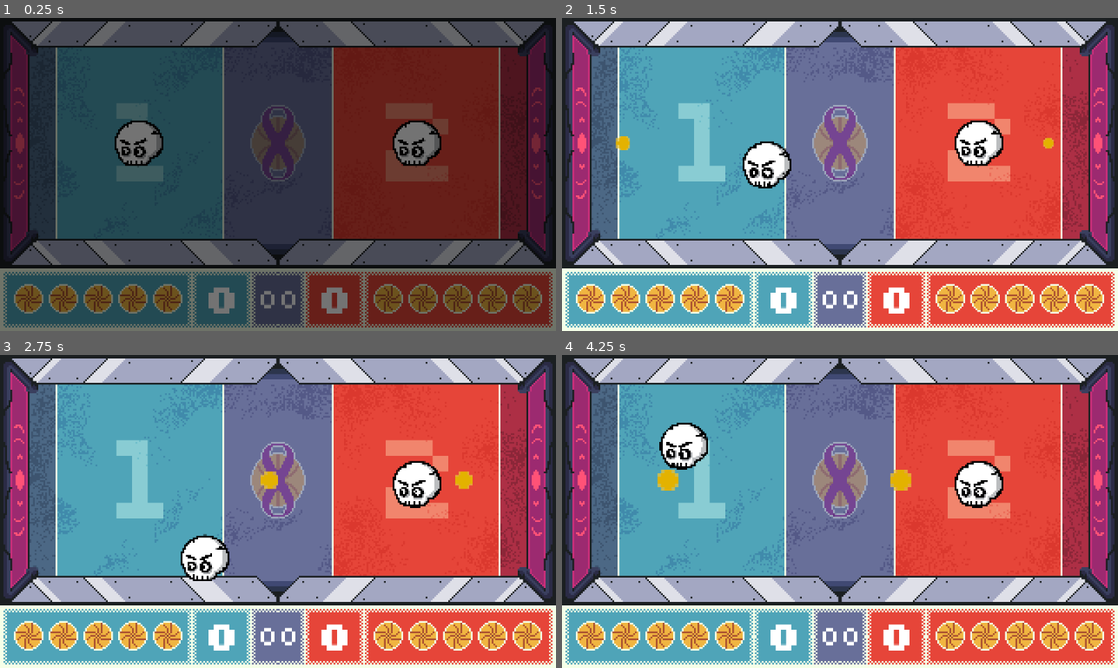
Above: before the commit, frames 1-4 (two rows, left to right).
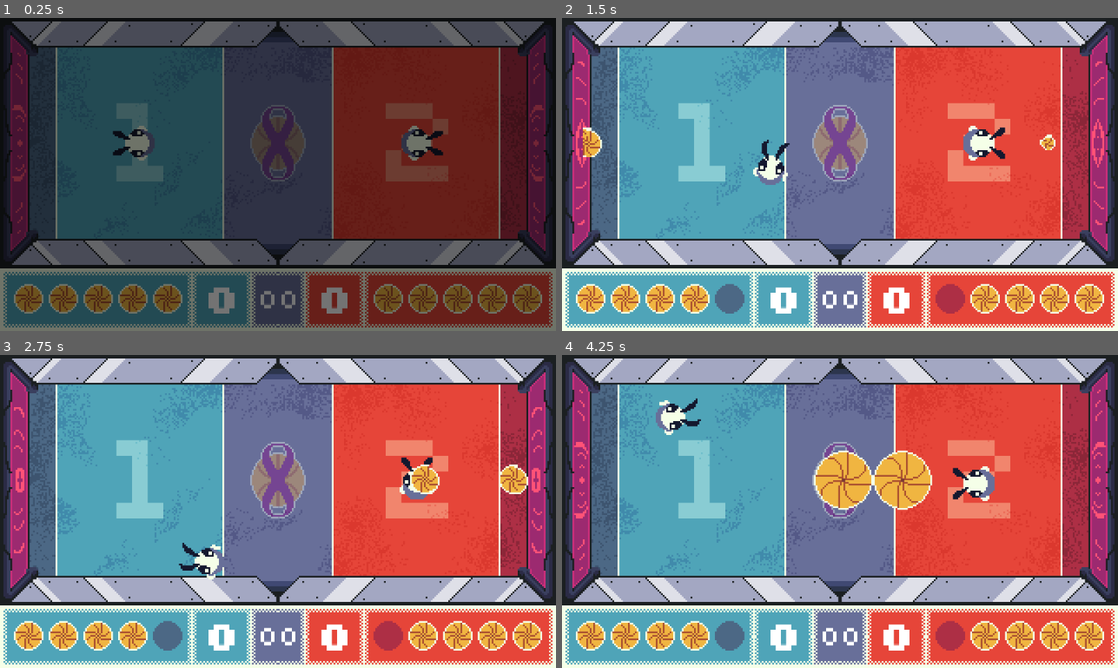
Above: after the commit, the same moments.

Repository: Moth-Fried-Games/mothball
Game: Godot game, scene res://game/scenes/main.tscn
The game is run twice, just before and just after one commit, with the same random seed, the same clock (stepped at 60 frames per second) and the same inputs. The project has no main scene, so this scene is started directly.
Inputs:
- Up to frame 1 (0.25 s): no input
- Up to frame 2 (1.5 s): tap Enter at 0.5 s; hold D (move_right_kb1) 0.53-1.28 s; tap Space (action_shoot_kb1) at 0.6 s; hold S (move_down_kb1) from 1.28 s (still down); tap Ctrl (action_shoot_kb2) at 1.35 s
- Up to frame 3 (2.75 s): release S (move_down_kb1) at 2.03 s; hold D (move_right_kb1) from 2.03 s (still down); tap Down (move_down_kb2) at 2.1 s
- Up to frame 4 (4.25 s): release D (move_right_kb1) at 2.78 s; hold W (move_up_kb1) 2.78-3.53 s; tap Left (move_left_kb2) at 2.85 s; hold A (move_left_kb1) from 3.53 s (still down); tap Right (move_right_kb2) at 3.6 s

The runs differ from the first frame. In frame 1, 2.2% of the frame differs, in the area x 2-98%, y 11-69%; in frame 2, 3.8%; in frame 3, 4.0%; in frame 4, 7.1%, in the area x 2-98%, y 11-95%.

Commit message:
bullet and player artwork

Diff:
--- a/game/entities/bullets/bullet.gd
+++ b/game/entities/bullets/bullet.gd
@@ -1,26 +1,34 @@
 extends CharacterBody2D
+
+const MOTHBALL_BALL_1 = preload("res://assets/textures/mothball_ball1.png")
+const MOTHBALL_BALL_2 = preload("res://assets/textures/mothball_ball2.png")
+const MOTHBALL_BALL_3 = preload("res://assets/textures/mothball_ball3.png")
+const MOTHBALL_BALL_4 = preload("res://assets/textures/mothball_ball4.png")
+
+@onready var sprite_2d: Sprite2D = $Sprite2D
+@onready var collision_shape_2d: CollisionShape2D = $CollisionShape2D
+@onready var area_collision_shape_2d: CollisionShape2D = $Area2D/CollisionShape2D
 
 const SPEED = 300.0
 
 var active: bool = false
 var start_position: Vector2 = Vector2.ZERO
-var last_position_x : float = 0
-var level : int = 0
+var last_position_x: float = 0
+var level: int = 0
 var speed_modifier: float = 0
-var size_modifier: float = 0
+var ball_radius: float = 4
 var start_velocity: Vector2 = Vector2.ZERO
 
-@onready var collision_shape_2d: CollisionShape2D = $CollisionShape2D
 
 func _ready() -> void:
 	start_position = global_position
 
+
 func _physics_process(delta: float) -> void:
-
 	if active:
-
 		if collision_shape_2d.disabled:
 			collision_shape_2d.disabled = false
+			area_collision_shape_2d.disabled = false
 
 		var collision = move_and_collide(velocity * delta)
 
@@ -29,36 +37,46 @@
 			start_velocity = start_velocity.bounce(collision.get_normal())
 
 		last_position_x = global_position.x
-		global_position.x = wrapf(global_position.x, 0, 320)
+		global_position.x = wrapf(global_position.x, 0 - ball_radius, 320 + ball_radius)
 
 		if last_position_x != global_position.x:
 			power_up()
 			last_position_x = global_position.x
 
 		if velocity != start_velocity + (start_velocity * speed_modifier):
-			velocity = start_velocity + (start_velocity * speed_modifier)
+			velocity = start_velocity - (start_velocity * speed_modifier)
 
 	else:
 		global_position = start_position
 		if !collision_shape_2d.disabled:
 			collision_shape_2d.disabled = true
+			area_collision_shape_2d.disabled = true
 
-func _process(delta: float) -> void:
-	if scale != Vector2.ONE + (Vector2.ONE * size_modifier):
-		scale = Vector2.ONE + (Vector2.ONE * size_modifier)
+
+func _process(_delta: float) -> void:
+	pass
+
 
 func power_up():
 	match level:
 		0:
 			level = 1
-			speed_modifier = 0.33
-			size_modifier = 0.33
-
+			speed_modifier = 0.25
+			ball_radius = 8
+			collision_shape_2d.shape.radius = ball_radius
+			area_collision_shape_2d.shape.radius = ball_radius
+			sprite_2d.texture = MOTHBALL_BALL_2
 		1:
 			level = 2
-			speed_modifier = 0.66
-			size_modifier = 0.66
+			speed_modifier = 0.50
+			ball_radius = 16
+			collision_shape_2d.shape.radius = ball_radius
+			area_collision_shape_2d.shape.radius = ball_radius
+			sprite_2d.texture = MOTHBALL_BALL_3
 		2:
 			level = 3
-			speed_modifier = 1
-			size_modifier = 1
+			speed_modifier = 0.75
+			ball_radius = 24
+			collision_shape_2d.shape.radius = ball_radius
+			area_collision_shape_2d.shape.radius = ball_radius
+			sprite_2d.texture = MOTHBALL_BALL_4
--- a/game/entities/bullets/bullet.tscn
+++ b/game/entities/bullets/bullet.tscn
@@ -1,21 +1,53 @@
-[gd_scene load_steps=5 format=3 uid="uid://bkrm6wtepammu"]
+[gd_scene load_steps=8 format=3 uid="uid://bkrm6wtepammu"]
 
 [ext_resource type="Script" uid="uid://103or3gxwf3u" path="res://game/entities/bullets/bullet.gd" id="1_m5vx4"]
+[ext_resource type="Texture2D" uid="uid://d2vaipbwrqvh" path="res://assets/textures/mothball_ball1.png" id="2_t2o6y"]
+
+[sub_resource type="Animation" id="Animation_v46yp"]
+resource_name = "spin"
+length = 0.5
+loop_mode = 1
+tracks/0/type = "value"
+tracks/0/imported = false
+tracks/0/enabled = true
+tracks/0/path = NodePath(".:rotation")
+tracks/0/interp = 1
+tracks/0/loop_wrap = true
+tracks/0/keys = {
+"times": PackedFloat32Array(0, 0.5),
+"transitions": PackedFloat32Array(1, 1),
+"update": 0,
+"values": [0.0, 6.28319]
+}
+
+[sub_resource type="Animation" id="Animation_ka76s"]
+length = 0.001
+tracks/0/type = "value"
+tracks/0/imported = false
+tracks/0/enabled = true
+tracks/0/path = NodePath(".:rotation")
+tracks/0/interp = 1
+tracks/0/loop_wrap = true
+tracks/0/keys = {
+"times": PackedFloat32Array(0),
+"transitions": PackedFloat32Array(1),
+"update": 0,
+"values": [0.0]
+}
+
+[sub_resource type="AnimationLibrary" id="AnimationLibrary_74dq7"]
+_data = {
+&"RESET": SubResource("Animation_ka76s"),
+&"spin": SubResource("Animation_v46yp")
+}
 
 [sub_resource type="CircleShape2D" id="CircleShape2D_v46yp"]
+resource_local_to_scene = true
 radius = 4.0
 
-[sub_resource type="Gradient" id="Gradient_ka76s"]
-offsets = PackedFloat32Array(0.785714, 1)
-colors = PackedColorArray(0.893876, 0.701282, 1.15514e-06, 1, 1, 1, 1, 0)
-
-[sub_resource type="GradientTexture2D" id="GradientTexture2D_74dq7"]
-gradient = SubResource("Gradient_ka76s")
-width = 8
-height = 8
-fill = 1
-fill_from = Vector2(0.5, 0.5)
-fill_to = Vector2(0.5, 0)
+[sub_resource type="CircleShape2D" id="CircleShape2D_t2o6y"]
+resource_local_to_scene = true
+radius = 4.0
 
 [node name="Bullet" type="CharacterBody2D"]
 collision_layer = 8
@@ -24,9 +56,21 @@
 wall_min_slide_angle = 0.0
 script = ExtResource("1_m5vx4")
 
+[node name="Sprite2D" type="Sprite2D" parent="."]
+texture = ExtResource("2_t2o6y")
+
+[node name="AnimationPlayer" type="AnimationPlayer" parent="Sprite2D"]
+libraries = {
+&"": SubResource("AnimationLibrary_74dq7")
+}
+autoplay = "spin"
+
 [node name="CollisionShape2D" type="CollisionShape2D" parent="."]
 shape = SubResource("CircleShape2D_v46yp")
 disabled = true
 
-[node name="Sprite2D" type="Sprite2D" parent="."]
-texture = SubResource("GradientTexture2D_74dq7")
+[node name="Area2D" type="Area2D" parent="."]
+
+[node name="CollisionShape2D" type="CollisionShape2D" parent="Area2D"]
+shape = SubResource("CircleShape2D_t2o6y")
+disabled = true
--- a/game/entities/player/player.gd
+++ b/game/entities/player/player.gd
@@ -1,18 +1,25 @@
 extends CharacterBody2D
 
-const SPEED = 300.0
+@onready var animated_sprite_2d: AnimatedSprite2D = $AnimatedSprite2D
 
-@export var max_speed = 80
-@export var acceleration = 500
-@export var friction = 500
+const SPEED: float = 300
+
+@export var max_speed: float = 100
+@export var acceleration: float = 500
+@export var friction: float = 500
 @export var bullets: Array[CharacterBody2D]
-@export_enum("P1", "P2", "CPU") var player = "P1"
+@export_enum("P1", "P2", "CPU") var player: String = "P1"
 
-var motion = Vector2.ZERO
-var last_direction = Vector2.ZERO
+var motion: Vector2 = Vector2.ZERO
+var input_vector: Vector2 = Vector2.ZERO
+var last_direction: Vector2 = Vector2.ZERO
+var starting_position: Vector2 = Vector2.ZERO
+
+var cpu_shoot: bool = false
 
 
 func _ready() -> void:
+	starting_position = global_position
 	match player:
 		"P1":
 			set_collision_mask_value(5, true)
@@ -20,9 +27,21 @@
 		"P2":
 			set_collision_mask_value(5, false)
 			set_collision_mask_value(6, true)
+			animated_sprite_2d.rotation = Vector2.LEFT.angle()
 		"CPU":
 			set_collision_mask_value(5, false)
 			set_collision_mask_value(6, true)
+			animated_sprite_2d.rotation = Vector2.LEFT.angle()
+
+
+func _process(delta: float) -> void:
+	if input_vector != Vector2.ZERO:
+		if animated_sprite_2d.animation != "move":
+			animated_sprite_2d.play("move")
+		animated_sprite_2d.rotation = input_vector.angle()
+	else:
+		if animated_sprite_2d.animation != "idle":
+			animated_sprite_2d.play("idle")
 
 
 func _physics_process(delta: float) -> void:
@@ -31,7 +50,7 @@
 
 
 func movement(delta) -> void:
-	var input_vector = Vector2.ZERO
+	input_vector = Vector2.ZERO
 
 	match player:
 		"P1":
@@ -76,6 +95,8 @@
 			player_shoot = Input.is_action_just_pressed("action_shoot_kb2")
 			if !player_shoot:
 				player_shoot = Input.is_action_just_pressed("action_shoot_joy2")
+		"CPU":
+			player_shoot = cpu_shoot
 
 	if player_shoot:
 		for bullet in bullets:
@@ -84,4 +105,8 @@
 				bullet.velocity = Vector2(bullet.SPEED, 0).rotated(last_direction.angle())
 				bullet.start_velocity = bullet.velocity
 				bullet.active = true
+				if player == "P1":
+					GameGlobals.game_dictionary["game_scene"].update_p1_ammo()
+				else:
+					GameGlobals.game_dictionary["game_scene"].update_p2_ammo()
 				break
--- a/game/entities/player/player.tscn
+++ b/game/entities/player/player.tscn
@@ -1,20 +1,63 @@
-[gd_scene load_steps=4 format=3 uid="uid://bv7mv73nltqo0"]
+[gd_scene load_steps=9 format=3 uid="uid://bv7mv73nltqo0"]
 
 [ext_resource type="Script" uid="uid://s70fratwfkl2" path="res://game/entities/player/player.gd" id="1_1a4jd"]
-[ext_resource type="Texture2D" uid="uid://4dbqvp107uf4" path="res://game/entities/player/skull-1.png" id="2_gqtae"]
+[ext_resource type="Texture2D" uid="uid://g13vtewwbftp" path="res://assets/textures/mothball_player_30x30.png" id="2_gqtae"]
+
+[sub_resource type="AtlasTexture" id="AtlasTexture_x4rrl"]
+atlas = ExtResource("2_gqtae")
+region = Rect2(0, 0, 30, 30)
+
+[sub_resource type="AtlasTexture" id="AtlasTexture_cjfdk"]
+atlas = ExtResource("2_gqtae")
+region = Rect2(30, 0, 30, 30)
+
+[sub_resource type="AtlasTexture" id="AtlasTexture_oic1i"]
+atlas = ExtResource("2_gqtae")
+region = Rect2(0, 30, 30, 30)
+
+[sub_resource type="AtlasTexture" id="AtlasTexture_v0nmi"]
+atlas = ExtResource("2_gqtae")
+region = Rect2(30, 30, 30, 30)
+
+[sub_resource type="SpriteFrames" id="SpriteFrames_dhej3"]
+animations = [{
+"frames": [{
+"duration": 1.0,
+"texture": SubResource("AtlasTexture_x4rrl")
+}, {
+"duration": 1.0,
+"texture": SubResource("AtlasTexture_cjfdk")
+}],
+"loop": true,
+"name": &"idle",
+"speed": 6.0
+}, {
+"frames": [{
+"duration": 1.0,
+"texture": SubResource("AtlasTexture_oic1i")
+}, {
+"duration": 1.0,
+"texture": SubResource("AtlasTexture_v0nmi")
+}],
+"loop": true,
+"name": &"move",
+"speed": 6.0
+}]
 
 [sub_resource type="CircleShape2D" id="CircleShape2D_gqtae"]
-radius = 12.0
 
-[node name="Player1" type="CharacterBody2D"]
+[node name="Player" type="CharacterBody2D"]
 collision_mask = 18
 motion_mode = 1
 wall_min_slide_angle = 0.0
 script = ExtResource("1_1a4jd")
 
-[node name="Sprite2D" type="Sprite2D" parent="."]
-scale = Vector2(0.035, 0.035)
-texture = ExtResource("2_gqtae")
+[node name="AnimatedSprite2D" type="AnimatedSprite2D" parent="."]
+sprite_frames = SubResource("SpriteFrames_dhej3")
+animation = &"idle"
+autoplay = "idle"
+frame_progress = 0.683575
+offset = Vector2(-4, 0)
 
 [node name="CollisionShape2D" type="CollisionShape2D" parent="."]
 shape = SubResource("CircleShape2D_gqtae")
--- a/game/scenes/game.gd
+++ b/game/scenes/game.gd
@@ -17,6 +17,8 @@
 @onready var score_label_2: Label = $Visuals/ScoreLabel2
 @onready var p_1_ammo_sprite_2d: Sprite2D = $Visuals/UISprite2D/P1AmmoSprite2D
 @onready var p_2_ammo_sprite_2d: Sprite2D = $Visuals/UISprite2D/P2AmmoSprite2D
+@onready var player_1: CharacterBody2D = $Entities/Player1
+@onready var player_2: CharacterBody2D = $Entities/Player2
 
 var p1_ammo: int = 5
 var p2_ammo: int = 5
@@ -32,6 +34,7 @@
 
 func _ready() -> void:
 	GameUi.ui_transitions.toggle_transition(false)
+	GameGlobals.game_dictionary["game_scene"] = self
 	game_timer.timeout.connect(_on_game_timer_timeout)
 	game_timer.start()
 
@@ -70,7 +73,12 @@
 				game_over()
 
 
-func update_ammo() -> void:
+func update_p1_ammo() -> void:
+	p1_ammo = 0
+	for bullet in player_1.bullets:
+		if not bullet.active:
+			p1_ammo += 1
+
 	match p1_ammo:
 		0:
 			p_1_ammo_sprite_2d.texture = null
@@ -84,6 +92,13 @@
 			p_1_ammo_sprite_2d.texture = MOTHBALL_UI_HUD_BLUE_4
 		5:
 			p_1_ammo_sprite_2d.texture = MOTHBALL_UI_HUD_BLUE_5
+
+
+func update_p2_ammo() -> void:
+	p2_ammo = 0
+	for bullet in player_2.bullets:
+		if not bullet.active:
+			p2_ammo += 1
 
 	match p2_ammo:
 		0:
--- a/game/scenes/game.tscn
+++ b/game/scenes/game.tscn
@@ -85,7 +85,8 @@
 
 [node name="StageAnimatedSprite2D" type="AnimatedSprite2D" parent="Visuals"]
 sprite_frames = SubResource("SpriteFrames_bbyh4")
-frame_progress = 0.138615
+autoplay = "default"
+frame_progress = 0.544416
 centered = false
 
 [node name="UISprite2D" type="Sprite2D" parent="Visuals"]
